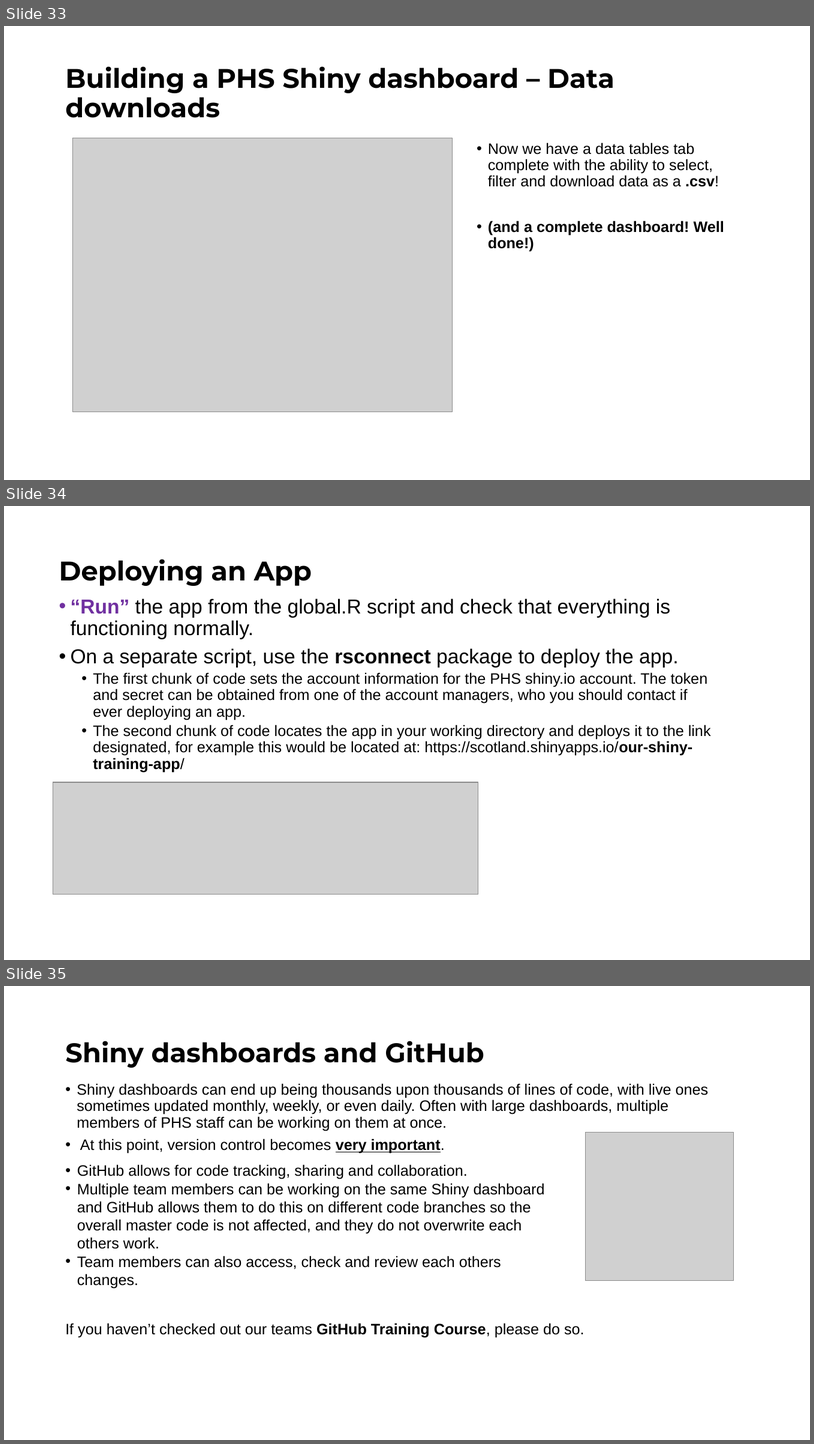
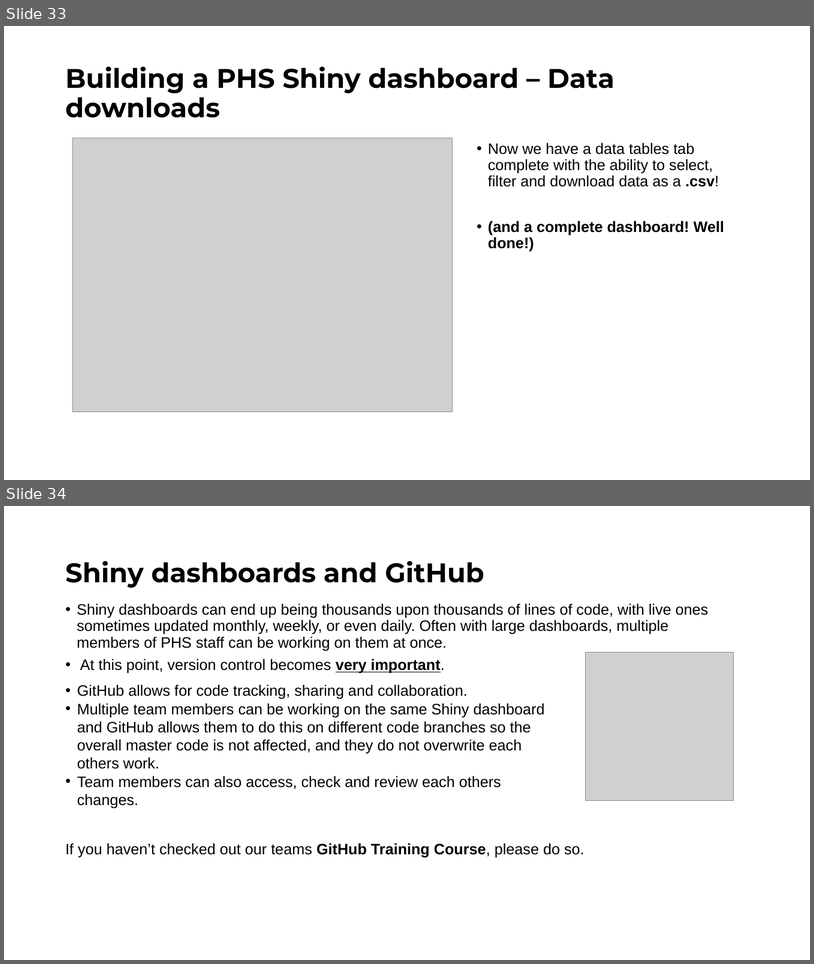
Before and after one commit to Public-Health-Scotland/learn-shiny, a slide deck: Day 2/slides/Shiny_Day_2.pptx. Shown one above the other, each under a label of ours: slides 33, 34 and 35 before the commit, slides 33 and 34 after it. The pictures are 814x1444 and 814x964 pixels, drawn with LibreOffice and Linux fonts; fonts in the diff are those of the drawing; grey boxes stand for pictures; background and template pictures are left out. Boxes give left, top, right and bottom in pixels: in the first picture for what was removed or moved away, otherwise in the second. Text is boxed around its words. In the diff, an @@ line names an element or a change of style, - is before the commit and + after.

Commit message:
Minor changes to slides
Introduction -> information, larger screenshots etc.

```diff
--- a/Day 2/slides/Shiny_Day_2.pptx
+++ b/Day 2/slides/Shiny_Day_2.pptx
@@ slide 34 removed at (4, 506, 810, 960), background picture (left out) @@
@@ title removed at (59, 559, 312, 586) @@
-Deploying an App
@@ text removed at (71, 598, 711, 772) @@
-• “Run” the app from the global.R script and check that everything is functioning normally.
-• On a separate script, use the rsconnect package to deploy the app.
-  • The first chunk of code sets the account information for the PHS shiny.io account. The token and secret can be obtained from one of the account managers, who you should contact if ever deploying an app.
-  • The second chunk of code locates the app in your working directory and deploys it to the link designated, for example this would be located at: https://scotland.shinyapps.io/our-shiny-training-app/
@@ picture removed at (53, 782, 478, 894) @@
@@ what was slide 35 is now slide 34 @@
```
Also in this commit, not shown: 8 slides changed, 1 other file.
